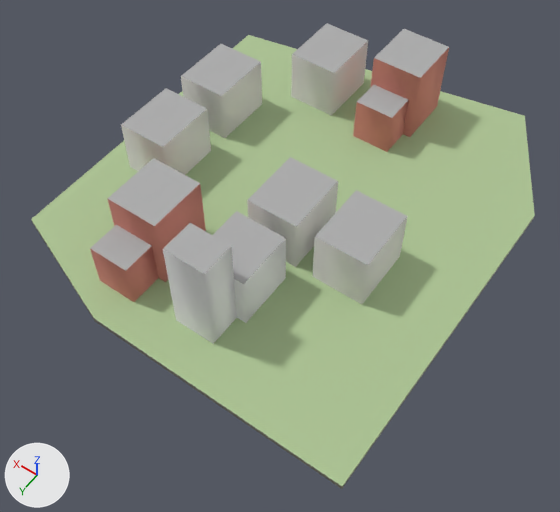
One commit to the glTF model godot_project/remake/sky/islands/SKY-039.lod2.glb: the scene before it, then after it.
Camera for both pictures: a camera (50 mm lens) standing at (-86.7, 131.1, 171.8) and looking at (-3.5, 14.6, -11.3). Lighting does not change. The marker at lower left points along +X, +Y and +Z. The picture after the commit comes second.

In view in the first picture: 'buildings', 'deck', 'rock'.
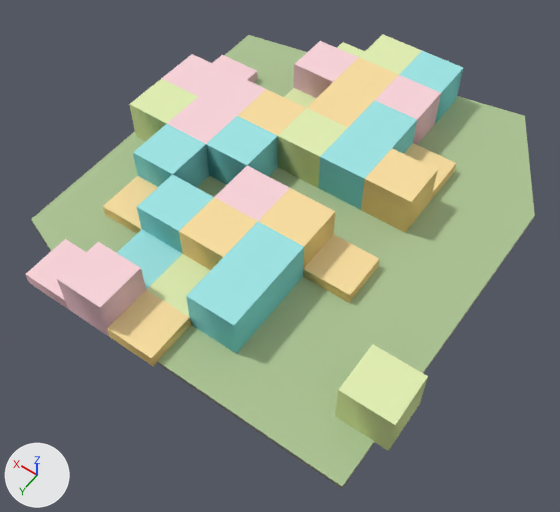
Location of each change, [x1, y1, x2, y2] in pixels of the pictures (560 x 512 px):
'warren_hull', added
    after: [25, 34, 463, 451]
'buildings', deleted
    before: [90, 23, 449, 344]

What changed in the scene script:
```text
Add me_warren_hull:
    me_warren_hull.from_pydata(...)  # 142 vertices, 310 faces; spans x -63.0..57.0, y -66.0..69.0, z -0.5..13.2
    me_warren_hull.materials.append(mat_sky_lod_bldg)
Remove ob_buildings:
    ob_buildings = bpy.data.objects.new('buildings', me_buildings)
    ob_buildings.location = (0.0, 0.0, 0.0)
Add ob_warren_hull:
    ob_warren_hull = bpy.data.objects.new('warren_hull', me_warren_hull)
    ob_warren_hull.location = (0.0, 0.0, 0.0)
```
